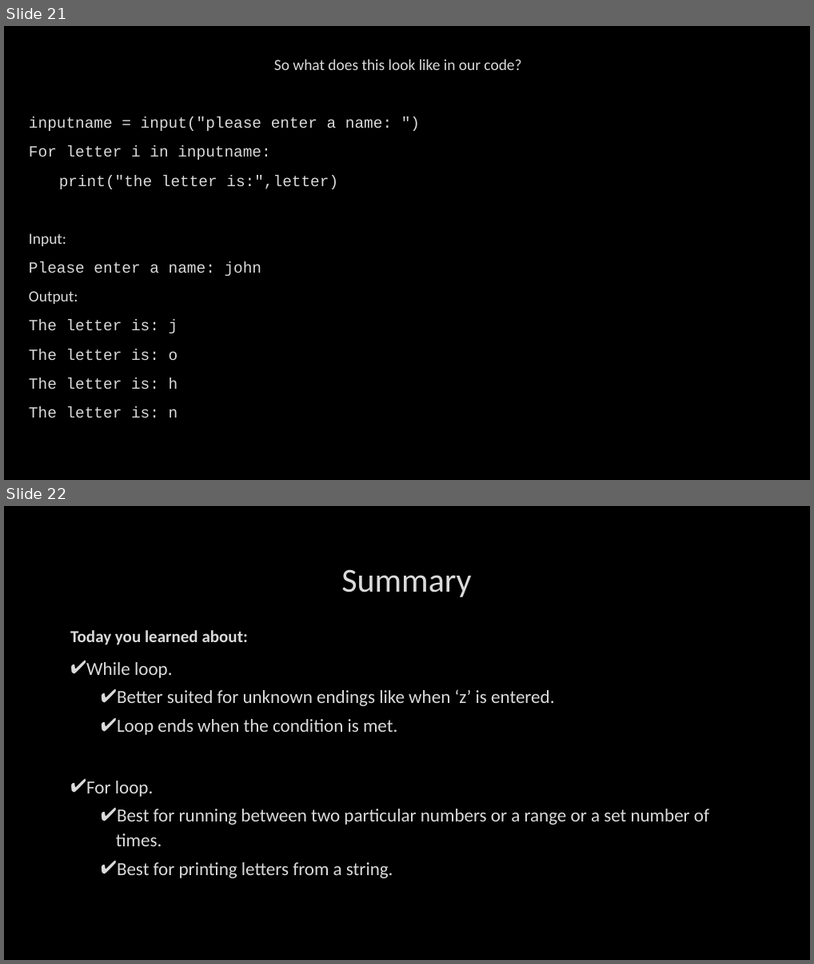
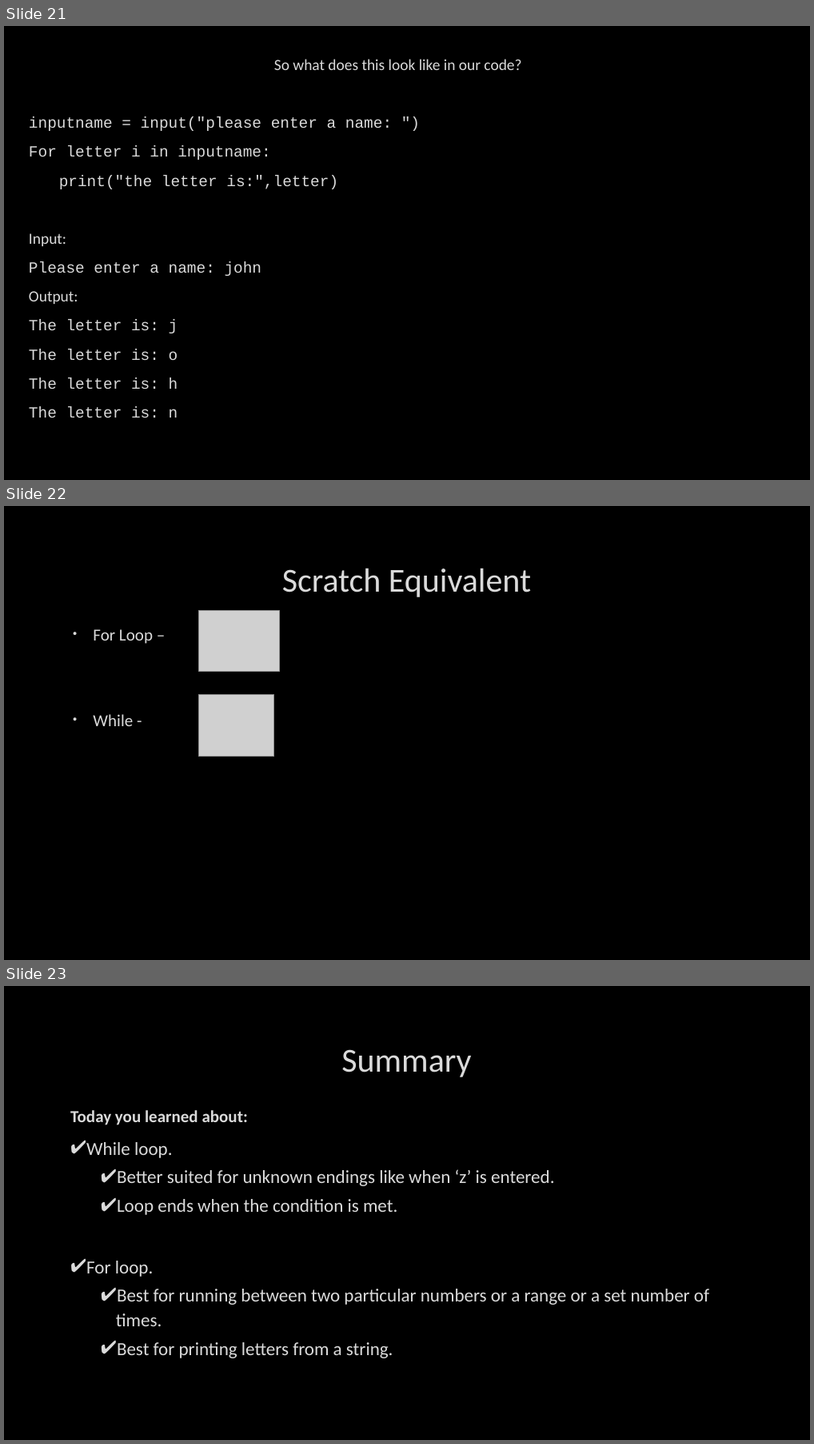
Before and after one commit to JFinnTeacher/TY-Introduction-to-Coding-with-Python, a slide deck: Lesson 07 - Iteration/Teaching Assets/Lesson 07 - Iteration.pptx. Shown one above the other, each under a label of ours: slides 21 and 22 before the commit, slides 21, 22 and 23 after it. The pictures are 814x964 and 814x1444 pixels, drawn with LibreOffice and Linux fonts; fonts in the diff are those of the drawing; grey boxes stand for pictures; background and template pictures are left out. Boxes give left, top, right and bottom in pixels: in the first picture for what was removed or moved away, otherwise in the second. Text is boxed around its words. In the diff, an @@ line names an element or a change of style, - is before the commit and + after.

```diff
--- a/Lesson 07 - Iteration/Teaching Assets/Lesson 07 - Iteration.pptx
+++ b/Lesson 07 - Iteration/Teaching Assets/Lesson 07 - Iteration.pptx
@@ slide 22 added at <box>4,506,810,960</box>, background picture (left out) @@
@@ title added at <box>282,568,531,597</box>, 40 pt, text #DADADA @@
+Scratch Equivalent
@@ picture added at <box>198,611,279,671</box> @@
@@ text added at <box>93,629,153,726</box>, 20 pt, text #DADADA @@
+• For Loop –
+• While -
@@ picture added at <box>198,695,274,756</box> @@
@@ what was slide 22 is now slide 23 @@
```
Also in this commit, not shown: 4 other files.
